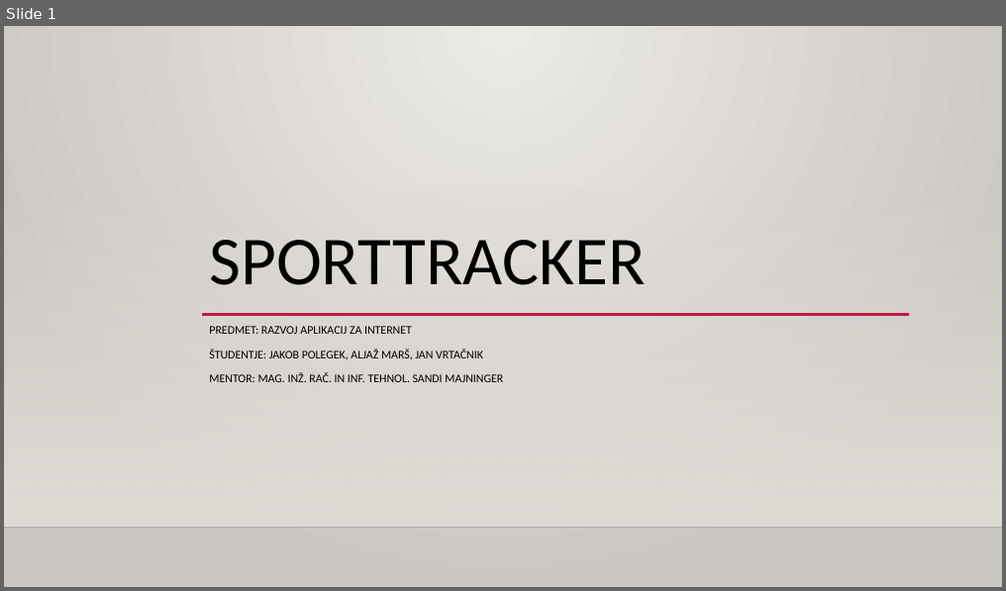
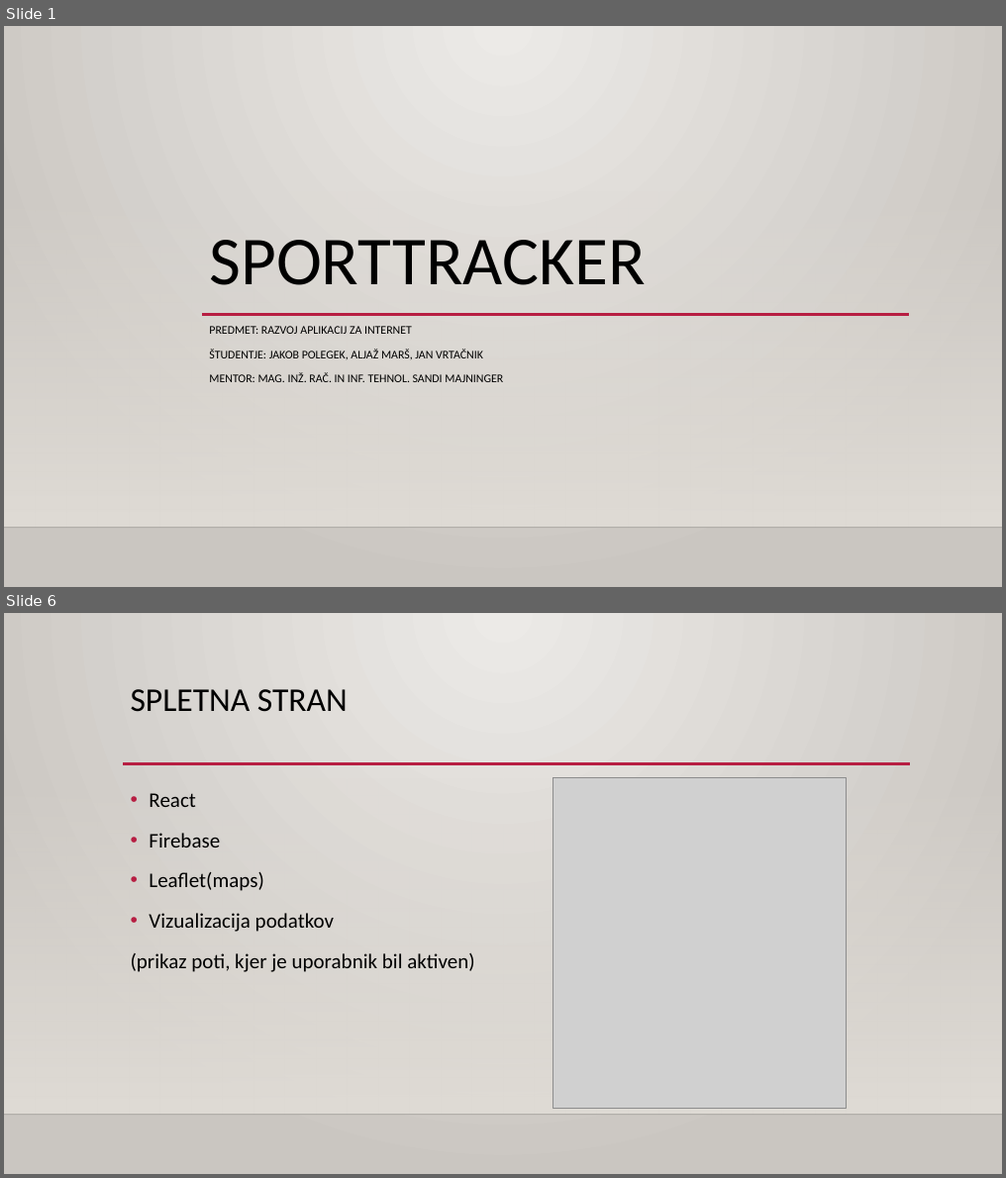
Before and after one commit to jakobpolegek/sporttracker, a slide deck: Sporttracker.pptx. Shown one above the other, each under a label of ours: slide 1 before the commit, slides 1 and 6 after it; the slides between them are not shown. The pictures are 1006x591 and 1006x1178 pixels, drawn with LibreOffice and Linux fonts; fonts in the diff are those of the drawing; grey boxes stand for pictures; background and template pictures are left out. Boxes give left, top, right and bottom in pixels: in the first picture for what was removed or moved away, otherwise in the second. Text is boxed around its words. In the diff, an @@ line names an element or a change of style, - is before the commit and + after.

```diff
--- a/Sporttracker.pptx
+++ b/Sporttracker.pptx
@@ slide 6 added at (x1=4, y1=613, x2=1002, y2=1174), background gradient #ECEAE7 to #CAC7C1; not listed: 2 template elements that a slide beside it also shows @@
@@ title added at (x1=131, y1=689, x2=348, y2=712), 32 pt, text #000000 @@
+SPLETNA STRAN
@@ line added from (123, 764) to (910, 764), #B71E42 2.5 pt @@
@@ picture added at (x1=553, y1=778, x2=846, y2=1109) @@
@@ text added at (x1=131, y1=793, x2=474, y2=972), 20 pt, text #000000 @@
+• React
+• Firebase
+• Leaflet(maps)
+• Vizualizacija podatkov
+(prikaz poti, kjer je uporabnik bil aktiven)
```
Also in this commit, not shown: 5 other slides added, 1 slide removed.
